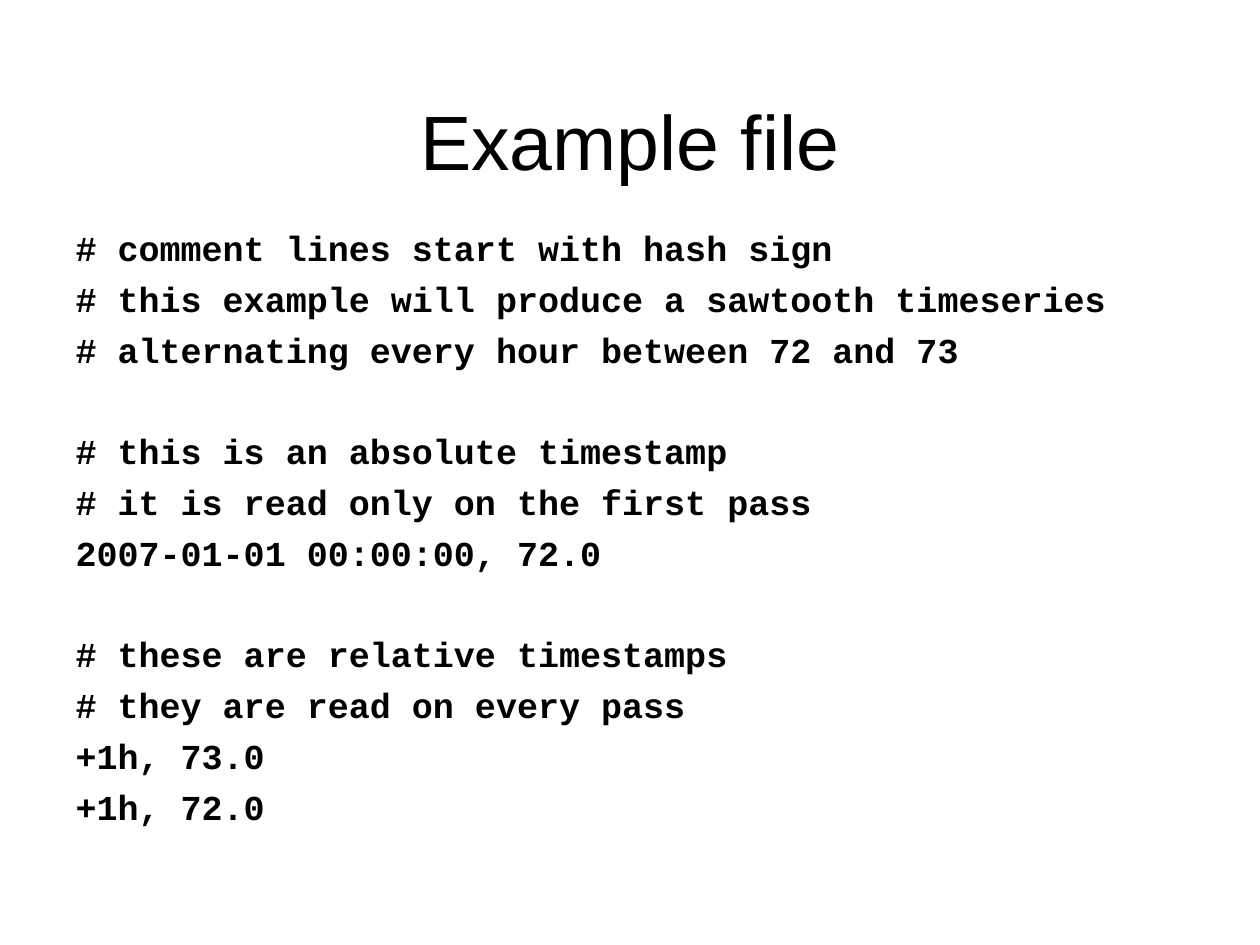
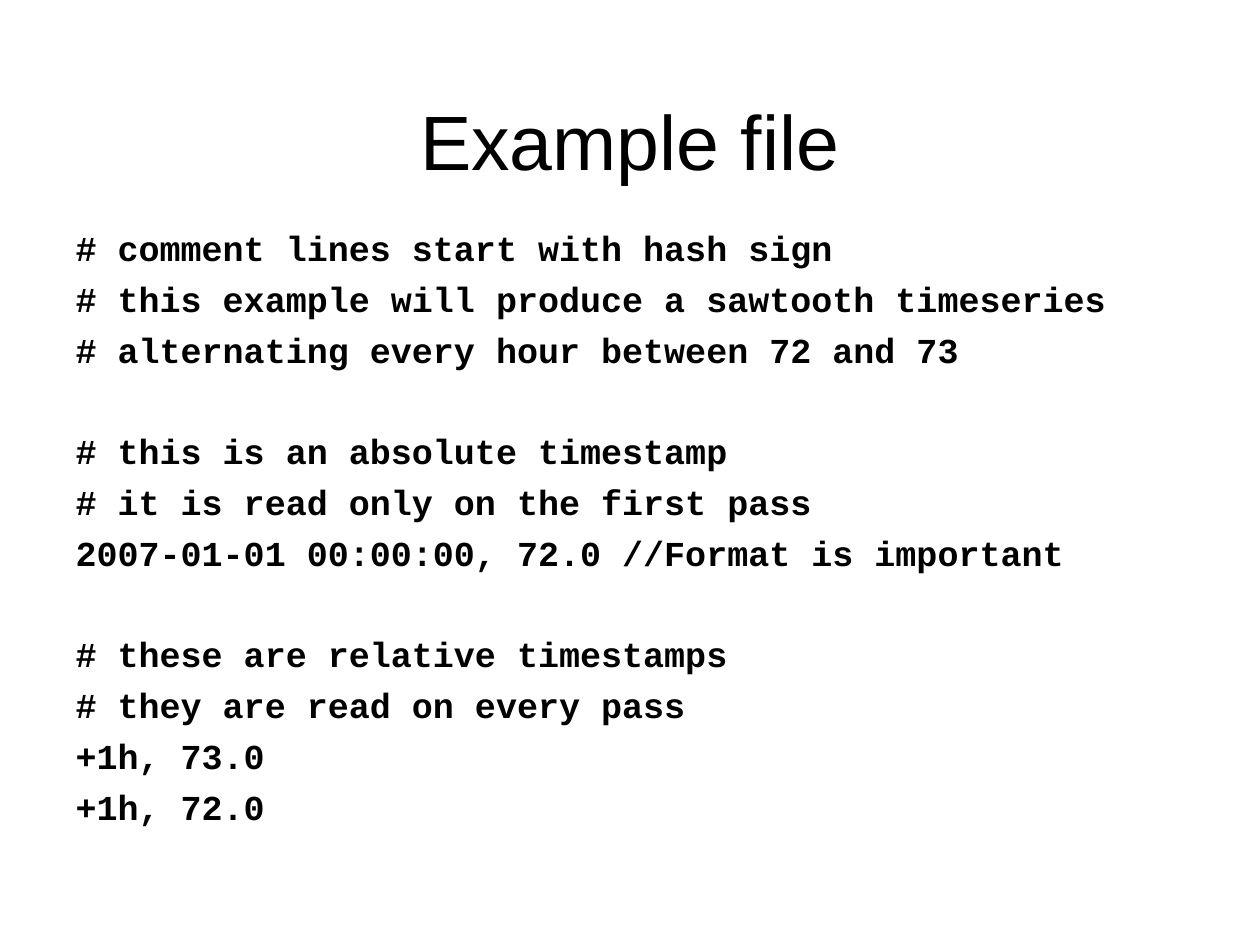
Before and after one commit to gridlab-d/course, a slide deck: slide 11 of 2.1 - Players.pps (slide 9 before the commit). Drawn at 1260x945 pixels with LibreOffice and Linux fonts; fonts in the diff are those of the drawing; background and template pictures are left out. Boxes give left, top, right and bottom in pixels: in the first picture for what was removed or moved away, otherwise in the second. Text is boxed around its words. In the diff, an @@ line names an element or a change of style, - is before the commit and + after.

```diff
--- a/2.1 - Players.pps
+++ b/2.1 - Players.pps
@@ text at <box>76,541,1063,574</box>: text changed @@
-2007-01-01 00:00:00, 72.0
+2007-01-01 00:00:00, 72.0 //Format is important
```
Also in this commit, not shown: 1 other slide changed, 6 slides added, 4 other files.
